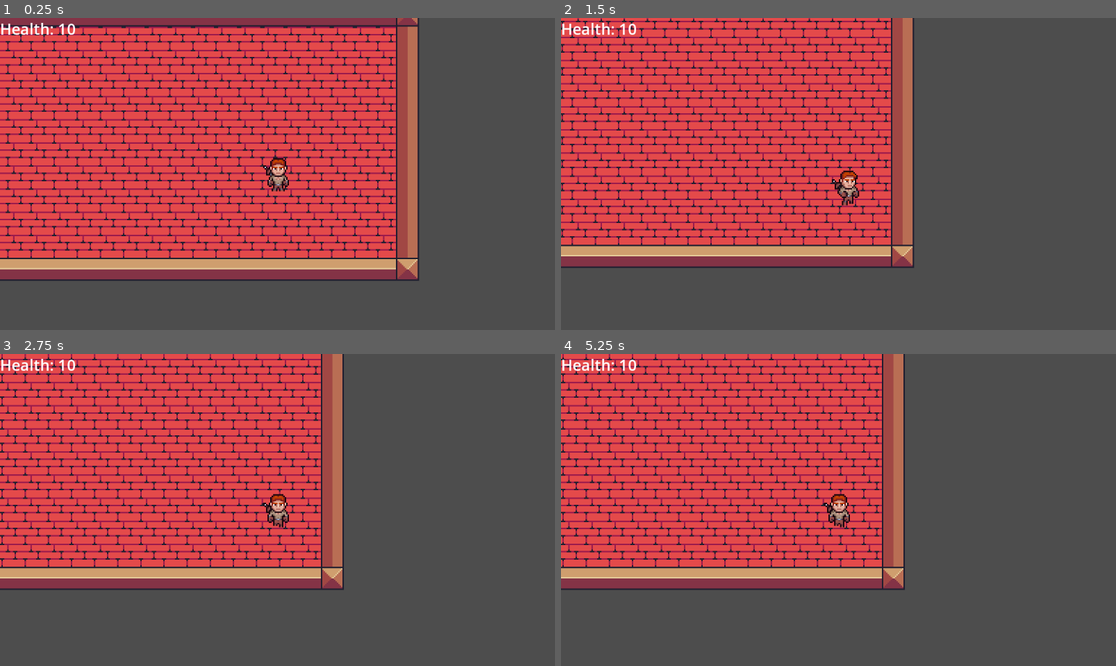
Above: before the commit, frames 1-4 (two rows, left to right).
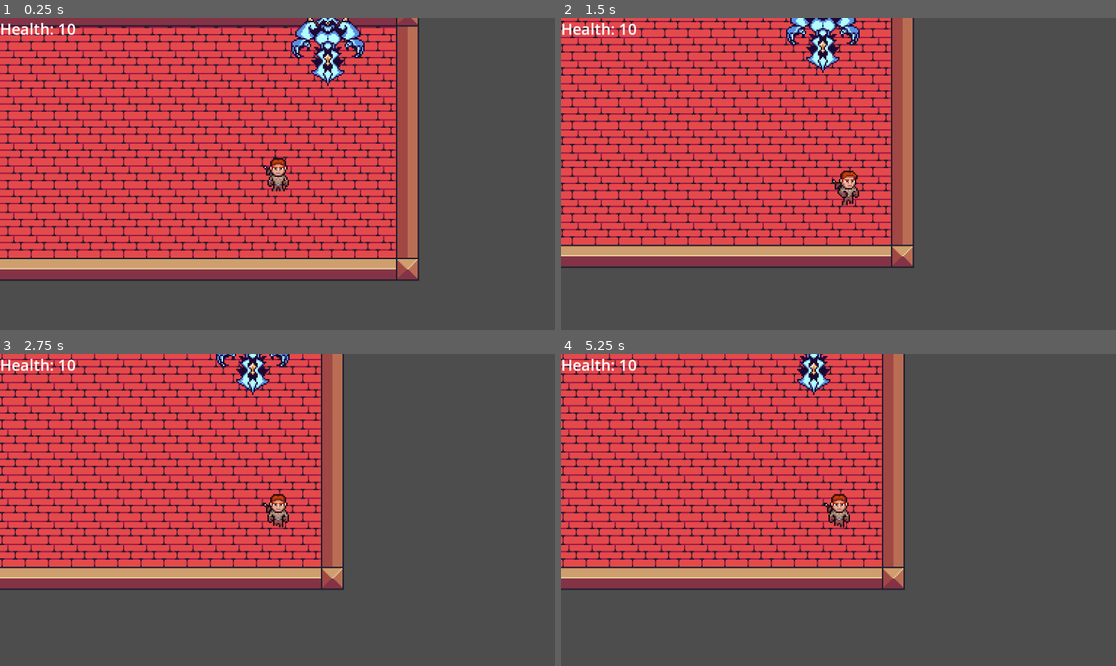
Above: after the commit, the same moments.

Repository: Lunoro/questpresso-2025
Game: Godot game, scene res://Scenes/Scene-1.tscn
The game is run twice, just before and just after one commit, with the same random seed, the same clock (stepped at 60 frames per second) and the same inputs.
Inputs (mouse positions are in pixels of both pictures, inside the frame that each line leads up to):
- Up to frame 1 (0.25 s): no input
- Up to frame 2 (1.5 s): tap Enter (ui_accept) at 0.5, 0.77 s; move the mouse to (960, 158) at 0.52 s; hold D (right) 0.53-1.28 s; click (960, 158) at 0.6 s; move the mouse to (727, 189) at 1.27 s; hold S (down) from 1.28 s (still down); tap E (interact) at 1.35 s
- Up to frame 3 (2.75 s): tap Enter (ui_accept) at 1.52 s; move the mouse to (333, 441) at 2.02 s; release S (down) at 2.03 s; hold D (right) from 2.03 s (still down); click (333, 441) at 2.1 s
- Up to frame 4 (5.25 s): tap Enter (ui_accept) at 2.75, 3.02, 3.5, 3.77, 4.25, 4.52, 5 s; move the mouse to (810, 572) at 2.77 s; release D (right) at 2.78 s; hold W (up) 2.78-3.53 s; tap E (interact) at 2.85, 4.35 s; move the mouse to (1005, 556) at 3.52 s; hold A (left) 3.53-5.03 s; click (1005, 556) at 3.6 s; move the mouse to (672, 463) at 4.27 s; move the mouse to (866, 510) at 5.02 s; hold S (down) from 5.03 s (still down); click (866, 510) at 5.1 s

The runs differ from the first frame. In frame 1, 1.5% of the frame differs, in the area x 52-66%, y 0-22%; in frame 2, 1.2%; in frame 3, 0.7%; in frame 4, 0.5%.

Commit message:
Added some boss stuff

Diff:
--- /dev/null
+++ b/Entities/Boss/boss.gd
@@ -0,0 +1,23 @@
+extends CharacterBody2D
+
+# TODO: Bossfight -> Boss teleports infront of player
+#			-> Brainstorm some attacks maybe spikes
+#			-> Just get a working bossfight till tomorow
+
+@onready var target : CharacterBody2D= %player
+
+var player_position:Vector2
+
+func _physics_process(delta: float) -> void:
+	player_position = target.global_position
+
+func teleport():
+	$AnimatedSprite2D.play("teleport")
+	await $AnimatedSprite2D.animation_finished
+	var new_pos : Vector2 = Vector2(player_position.x, player_position.y - 30)
+	global_position = new_pos
+	$AnimatedSprite2D.play_backwards("teleport")
+
+
+func _on_timer_timeout() -> void:
+	teleport()
--- a/Entities/Boss/boss.tscn
+++ b/Entities/Boss/boss.tscn
@@ -1,6 +1,7 @@
-[gd_scene load_steps=24 format=3 uid="uid://c8q66clyp2per"]
+[gd_scene load_steps=25 format=3 uid="uid://c8q66clyp2per"]
 
 [ext_resource type="Texture2D" uid="uid://b7glptuyaapr2" path="res://Assets/boss/Crystal Knight.png" id="1_kofeu"]
+[ext_resource type="Script" uid="uid://byd0xfl8ow4s1" path="res://Entities/Boss/boss.gd" id="1_y4shp"]
 
 [sub_resource type="AtlasTexture" id="AtlasTexture_kofeu"]
 atlas = ExtResource("1_kofeu")
@@ -100,7 +101,7 @@
 "duration": 1.0,
 "texture": SubResource("AtlasTexture_4b386")
 }],
-"loop": true,
+"loop": false,
 "name": &"attack_left",
 "speed": 3.0
 }, {
@@ -120,7 +121,7 @@
 "duration": 1.0,
 "texture": SubResource("AtlasTexture_55w55")
 }],
-"loop": true,
+"loop": false,
 "name": &"attack_right",
 "speed": 5.0
 }, {
@@ -137,7 +138,7 @@
 "duration": 1.0,
 "texture": SubResource("AtlasTexture_nkxek")
 }],
-"loop": true,
+"loop": false,
 "name": &"idle",
 "speed": 2.0
 }, {
@@ -160,20 +161,28 @@
 "duration": 1.0,
 "texture": SubResource("AtlasTexture_wlb6t")
 }],
-"loop": true,
+"loop": false,
 "name": &"teleport",
 "speed": 5.0
 }]
 
 [sub_resource type="CapsuleShape2D" id="CapsuleShape2D_np8sd"]
-radius = 20.0
-height = 54.0
+radius = 18.0
+height = 36.0
 
 [node name="Boss" type="CharacterBody2D"]
+script = ExtResource("1_y4shp")
 
 [node name="AnimatedSprite2D" type="AnimatedSprite2D" parent="."]
 sprite_frames = SubResource("SpriteFrames_70fya")
-animation = &"idle"
+animation = &"teleport"
 
 [node name="CollisionShape2D" type="CollisionShape2D" parent="."]
+position = Vector2(0, -4)
 shape = SubResource("CapsuleShape2D_np8sd")
+
+[node name="Timer" type="Timer" parent="."]
+wait_time = 5.0
+autostart = true
+
+[connection signal="timeout" from="Timer" to="." method="_on_timer_timeout"]
--- a/Scenes/Scene-1.tscn
+++ b/Scenes/Scene-1.tscn
@@ -1,9 +1,10 @@
-[gd_scene load_steps=9 format=4 uid="uid://ci2q6fuq8rkrk"]
+[gd_scene load_steps=10 format=4 uid="uid://ci2q6fuq8rkrk"]
 
 [ext_resource type="PackedScene" uid="uid://d0b424myd7i3u" path="res://Entities/Player.tscn" id="1_y34fs"]
 [ext_resource type="Texture2D" uid="uid://cu7ag5x3dguu5" path="res://Assets/Pixel_Adventure_1/Terrain/Terrain (16x16).png" id="2_pv4y8"]
 [ext_resource type="PackedScene" uid="uid://cnwlpg303kk11" path="res://Entities/NPC.tscn" id="3_c6o2m"]
 [ext_resource type="PackedScene" uid="uid://brliyf0hak32e" path="res://Entities/Enemy.tscn" id="3_pv4y8"]
+[ext_resource type="PackedScene" uid="uid://c8q66clyp2per" path="res://Entities/Boss/boss.tscn" id="6_c2ibx"]
 [ext_resource type="PackedScene" uid="uid://djfu6oyhayv44" path="res://Objects/UI/ui.tscn" id="6_ypsnf"]
 
 [sub_resource type="TileSetAtlasSource" id="TileSetAtlasSource_cl5pu"]
@@ -191,3 +192,6 @@
 
 [node name="ui" parent="." node_paths=PackedStringArray("player") instance=ExtResource("6_ypsnf")]
 player = NodePath("../player")
+
+[node name="Boss" parent="." instance=ExtResource("6_c2ibx")]
+position = Vector2(113, -70)
--- a/Scripts/entities.gd
+++ b/Scripts/entities.gd
@@ -4,6 +4,7 @@
 var direction : Direction = Direction.DOWN
 @onready var target = %player
 var AnimatedSprite : AnimatedSprite2D
+
 var armor_class = { # wird mit Damage multipliziert
 	0: 1.0,
 	1: 0.8,
@@ -12,6 +13,7 @@
 	4: 0.1,
 	5: 0.05
 }
+
 var health = 10
 var is_dead = false
 var armor = 0
Not shown, added: Entities/Boss/boss.gd.uid
